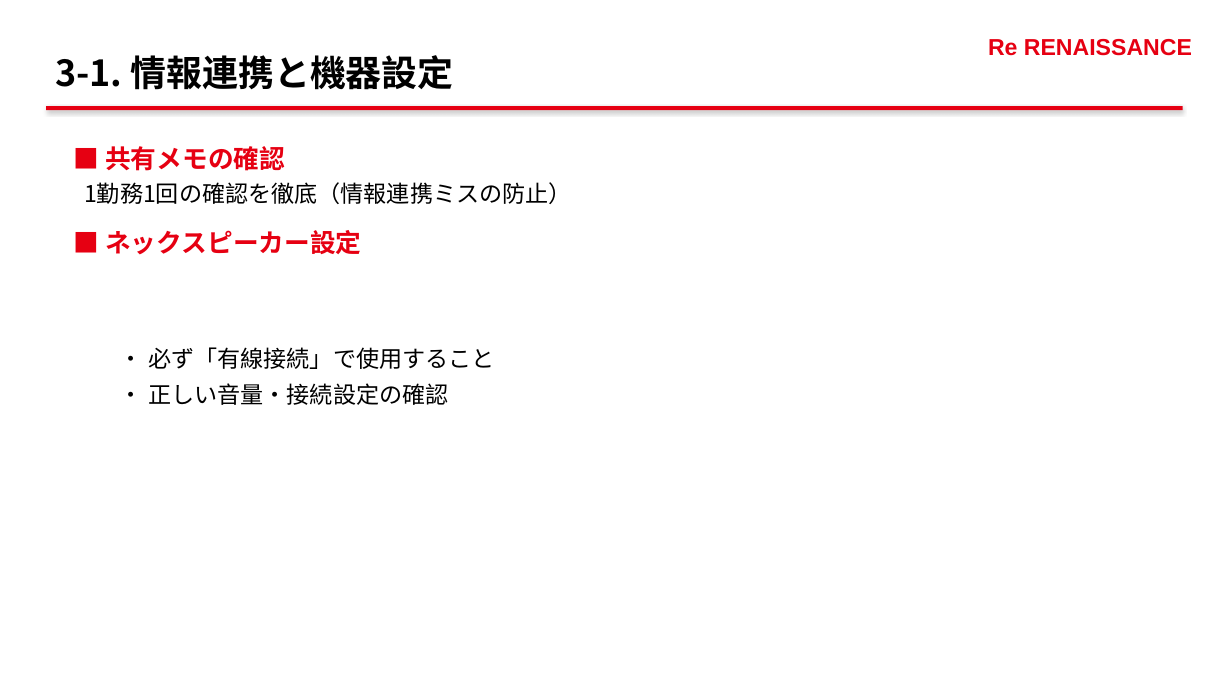
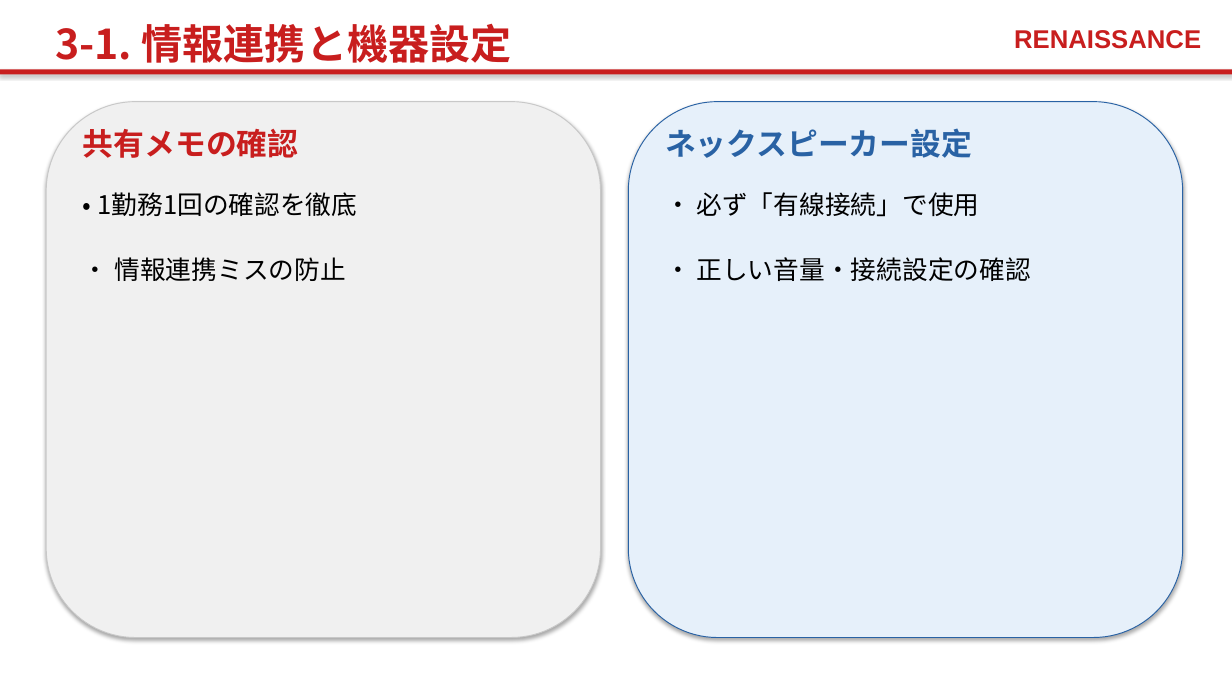
Before and after one commit to pippo2734/my-claude-skills, a slide deck: slide 16 of RURA_followup_mtg.pptx. Drawn at 1232x693 pixels with LibreOffice and Linux fonts; fonts in the diff are those of the drawing. Boxes give left, top, right and bottom in pixels: in the first picture for what was removed or moved away, otherwise in the second. Text is boxed around its words. In the diff, an @@ line names an element or a change of style, - is before the commit and + after.

```diff
--- a/RURA_followup_mtg.pptx
+++ b/RURA_followup_mtg.pptx
@@ text "3-1. 情報連携と機器設定" moved from (x1=55, y1=55, x2=454, y2=90) to (x1=55, y1=23, x2=512, y2=70) @@
@@ text "3-1. 情報連携と機器設定" at (x1=55, y1=23, x2=512, y2=70): size 28 to 32 pt, text colour #000000 to #C81E1E @@
@@ text at (x1=1014, y1=30, x2=1201, y2=49): text changed; size 18 to 20 pt; text colour #E60012 to #C81E1E @@
-Re RENAISSANCE
+RENAISSANCE
@@ rectangle resized from (x1=46, y1=106, x2=1183, y2=110) to (x1=0, y1=69, x2=1232, y2=75) @@
@@ rectangle at (x1=0, y1=69, x2=1232, y2=75): fill #E60012 to #C81E1E @@
@@ rounded rectangle added at (x1=46, y1=102, x2=601, y2=638), fill #F0F0F0, outline #C8C8C8 0.75 pt @@
@@ rounded rectangle added at (x1=628, y1=102, x2=1183, y2=638), fill #E6F0FA, outline #2962A4 0.75 pt @@
@@ text added at (x1=83, y1=129, x2=299, y2=158), 24 pt, text #C81E1E, bold @@
+共有メモの確認
@@ text removed at (x1=84, y1=146, x2=572, y2=405) @@
-■ 共有メモの確認
-1勤務1回の確認を徹底（情報連携ミスの防止）
-■ ネックスピーカー設定
-  • 必ず「有線接続」で使用すること
-  • 正しい音量・接続設定の確認
@@ text added at (x1=665, y1=128, x2=972, y2=158), 24 pt, text #2962A4, bold @@
+ネックスピーカー設定
@@ text added at (x1=97, y1=192, x2=357, y2=216), 20 pt, text #000000 @@
+• 1勤務1回の確認を徹底
@@ text added at (x1=697, y1=192, x2=980, y2=217), 20 pt, text #000000 @@
+• 必ず「有線接続」で使用
@@ text added at (x1=114, y1=257, x2=345, y2=281), 20 pt, text #000000 @@
+• 情報連携ミスの防止
@@ text added at (x1=697, y1=257, x2=1031, y2=281), 20 pt, text #000000 @@
+• 正しい音量・接続設定の確認
```
Also in this commit, not shown: 19 other slides changed, 1 other file.
